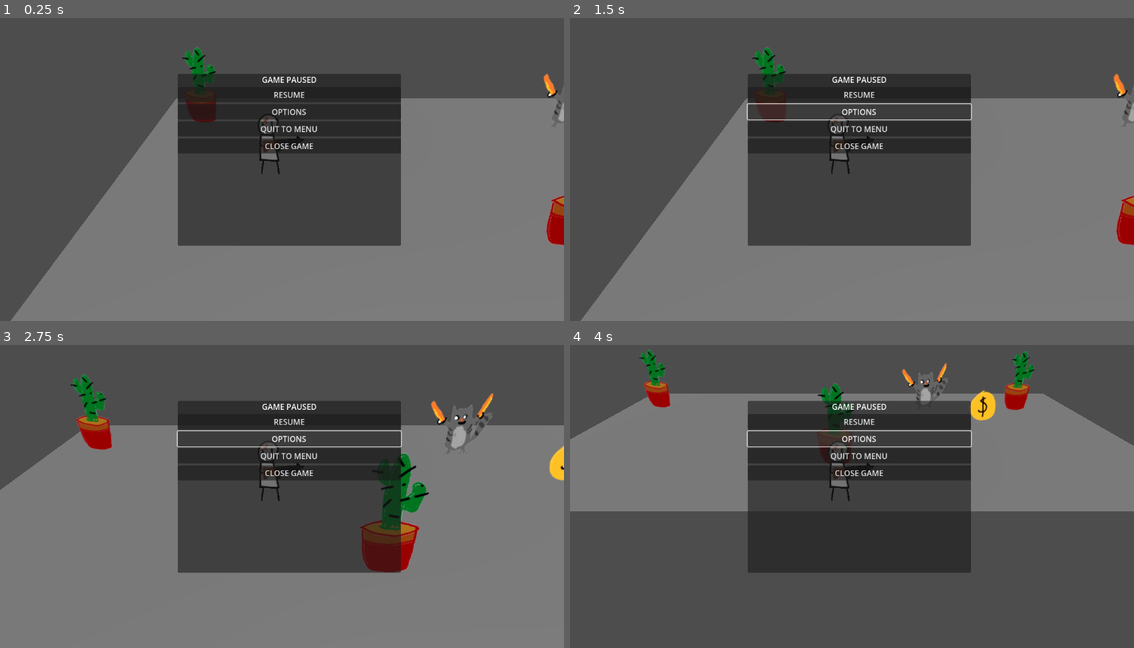
Above: before the commit, frames 1-4 (two rows, left to right).
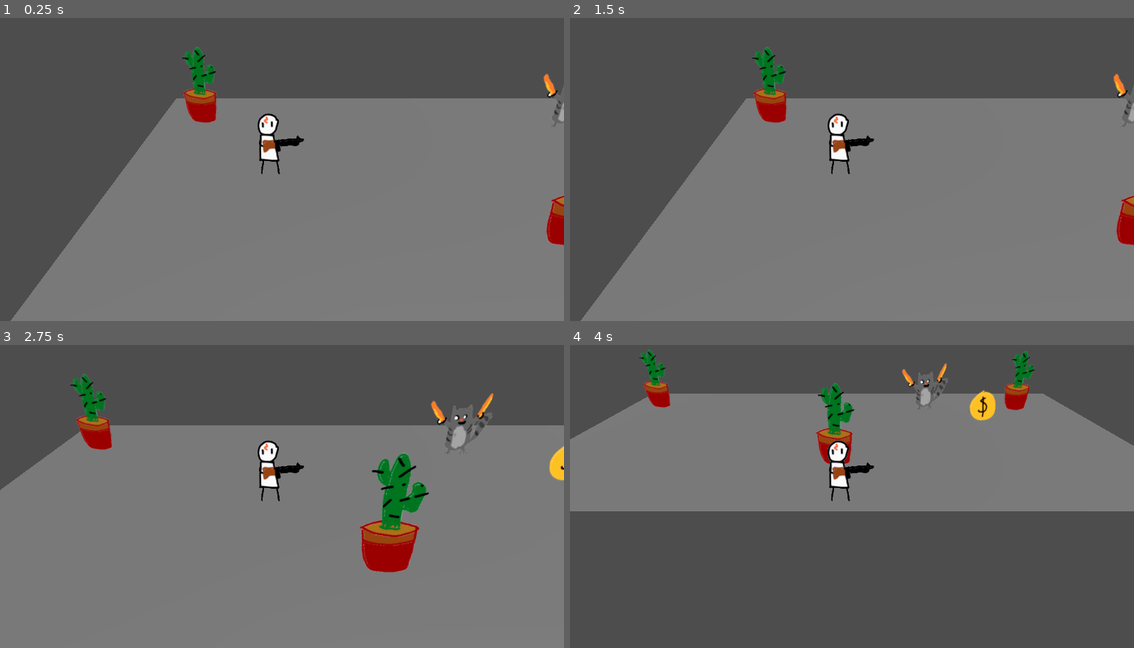
Above: after the commit, the same moments.

Repository: gmuGADIG/DEADSHOT
Game: Godot game, scene res://test_scenes/example_scene.tscn
The game is run twice, just before and just after one commit, with the same random seed, the same clock (stepped at 60 frames per second) and the same inputs.
Inputs (mouse positions are in pixels of both pictures, inside the frame that each line leads up to):
- Up to frame 1 (0.25 s): no input
- Up to frame 2 (1.5 s): click (857, 93) at 0.5 s, where only the run before the commit has a clickable "RESUME"; click (857, 111) at 1.25 s, where only the run before the commit has a clickable "OPTIONS"
- Up to frame 3 (2.75 s): hold D (move_right) from 2.03 s (still down)
- Up to frame 4 (4 s): release D (move_right) at 2.78 s; hold S (move_down) 2.78-3.53 s; hold D (move_right) from 3.53 s (still down)

The runs differ from the first frame. In frame 1, 22% of the frame differs, in the area x 31-72%, y 18-76%; in frame 2, 22%; in frame 3, 22%; in frame 4, 22%.
Error before the commit: Invalid access to property or key 'pressed' on a base object of type 'Nil'. (res://world/Pause)

Commit message:
I mean it this time.

Diff:
--- a/menu/pause_menu.tscn
+++ b/menu/pause_menu.tscn
@@ -2,7 +2,7 @@
 
 [ext_resource type="Script" uid="uid://c2g1b6ojckef4" path="res://world/Pause Menu/pause_menu.gd" id="1_inj1j"]
 
-[node name="PauseMenu" type="Control"]
+[node name="PauseMenu" type="Control" node_paths=PackedStringArray("resume_button", "options_button", "quit_button", "close_button")]
 process_mode = 3
 layout_mode = 3
 anchors_preset = 8
@@ -13,6 +13,10 @@
 grow_horizontal = 2
 grow_vertical = 2
 script = ExtResource("1_inj1j")
+resume_button = NodePath("Panel/VBoxContainer/ResumeButton")
+options_button = NodePath("Panel/VBoxContainer/OptionsButton")
+quit_button = NodePath("Panel/VBoxContainer/QuitToMenuButton")
+close_button = NodePath("Panel/VBoxContainer/CloseGameButton")
 
 [node name="Panel" type="Panel" parent="."]
 layout_mode = 0
